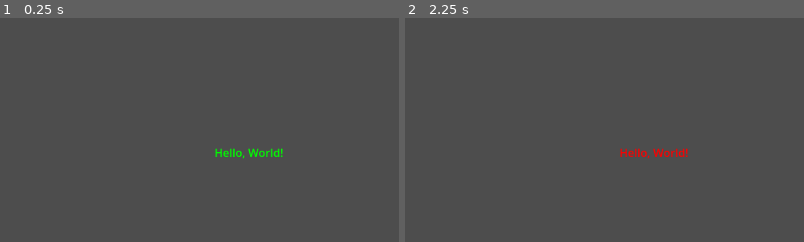
Above: before the commit, frames 1-2 (left to right).
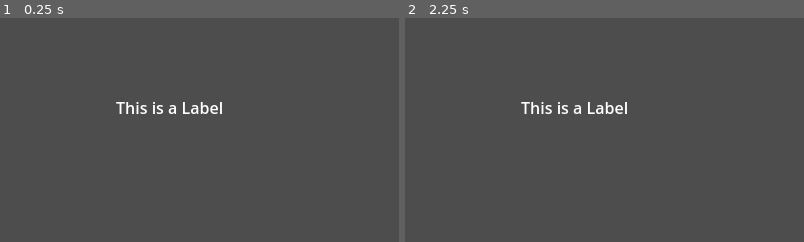
Above: after the commit, the same moments.

Repository: souzamarques/GDScript
Game: Godot game, scene res://main.tscn
Same seed, same stepped clock (60 frames per second), same inputs: the game is played once before the commit and once after it.
Inputs:
- Up to frame 1 (0.25 s): no input
- Up to frame 2 (2.25 s): tap Enter at 0.5, 2 s; hold Space (my_action) 0.53-1.28 s; tap Space (my_action) at 1.35 s; hold Space (my_action) from 2.03 s (still down)
The pictures show only the part of the screen within x 19-69%, y 20-70%; the shares and areas given below are measured in that part.
In our replay, the window is 799x449 before the commit and 640x360 after it. These sizes can differ from the game's own. Grey fills any space a smaller window leaves; there, only what the larger window draws over its background counts as a difference.

The runs differ from the first frame. In frame 1, 1.0% of the frame differs, in the area x 29-71%, y 37-63%; in frame 2, 1.0%.

Commit message:
Variables 1.0, if-statements and comments

Diff:
--- a/main.gd
+++ b/main.gd
@@ -1,12 +1,22 @@
 extends Node
 
-func _ready():
-	$Label.text = "Hello, World!"
-	$Label.modulate = Color.GREEN
+var health = 100
+var game_over = false
 
 func _input(event):
-	if event.is_action_pressed("my_action"):
-		$Label.modulate = Color.RED
-
-	if event.is_action_released("my_action"):
-		$Label.modulate = Color.GREEN
+	# Test test test
+	if event.is_action_pressed("my_action") and not game_over:
+		health -= 10
+		if(health <= 0):
+			print(health)
+			print("YOU DIED!")
+			print("GAME OVER")
+			game_over = true
+		elif(health == 30):
+			print("You are injured!")
+			print(health)
+		elif(health == 10):
+			print("You are in really bad shape!")
+			print(health)
+		else:
+			print(health)
--- a/project.godot
+++ b/project.godot
@@ -15,6 +15,11 @@
 config/features=PackedStringArray("4.4", "Forward Plus")
 config/icon="res://icon.svg"
 
+[display]
+
+window/size/viewport_width=640
+window/size/viewport_height=360
+
 [input]
 
 my_action={
